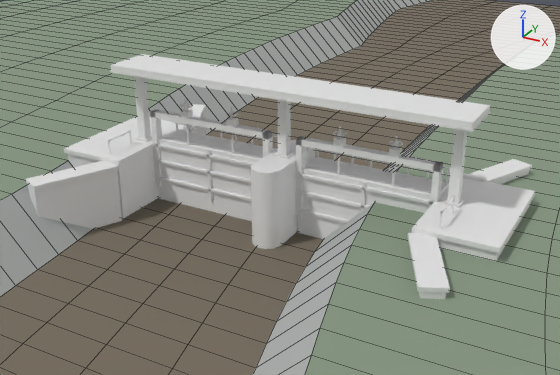
The Blender file blender/SM_Env_Pack.blend as it was, and as the next commit left it.
One viewpoint serves both versions: a 50 mm camera at (22.4, -40.8, 21.3) aimed at (0.3, -0.5, 1.2). Arrows for +X, +Y and +Z are at upper right; the lights stay in place. The picture after the commit comes second. Mesh edges are drawn as thin lines on the coarser meshes.

Names of what the first picture shows: 'SM_Env_PintuAirSiaga1', 'SM_Env_RiverValleyTerrain'.
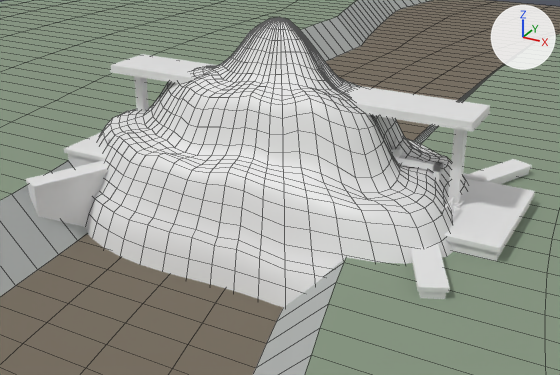
Location of each change, [x1, y1, x2, y2] in pixels of the pictures (560 x 375 px):
'SM_Env_GunungSampah_3Tiers', added
    after: [86, 17, 468, 308]
'SM_Env_PintuAirSiaga1', unchanged, covered by the edit
    both: [26, 54, 535, 299]

The change, as a list of edits to the scene's bpy script:
```text
Add mat_m_env_gunungsampah:
    mat_m_env_gunungsampah = principled_material('M_Env_GunungSampah')
    mat_m_env_gunungsampah.base_color = (0.8, 0.8, 0.8)  # white #e7e7e7
Add me_sm_env_gunungsampah_3tiers:
    me_sm_env_gunungsampah_3tiers.from_pydata(...)  # 1457 vertices, 1456 faces; spans x -17.9..15.4, y -8.8..10.5, z -2.2..12.0
    me_sm_env_gunungsampah_3tiers.polygons.foreach_set('use_smooth', [True] * 1456)
    me_sm_env_gunungsampah_3tiers.materials.append(mat_m_env_gunungsampah)  # white #e7e7e7
Add ob_sm_env_gunungsampah_3tiers:
    ob_sm_env_gunungsampah_3tiers = bpy.data.objects.new('SM_Env_GunungSampah_3Tiers', me_sm_env_gunungsampah_3tiers)
    ob_sm_env_gunungsampah_3tiers.location = (0.0, 0.0, 0.0)
```
